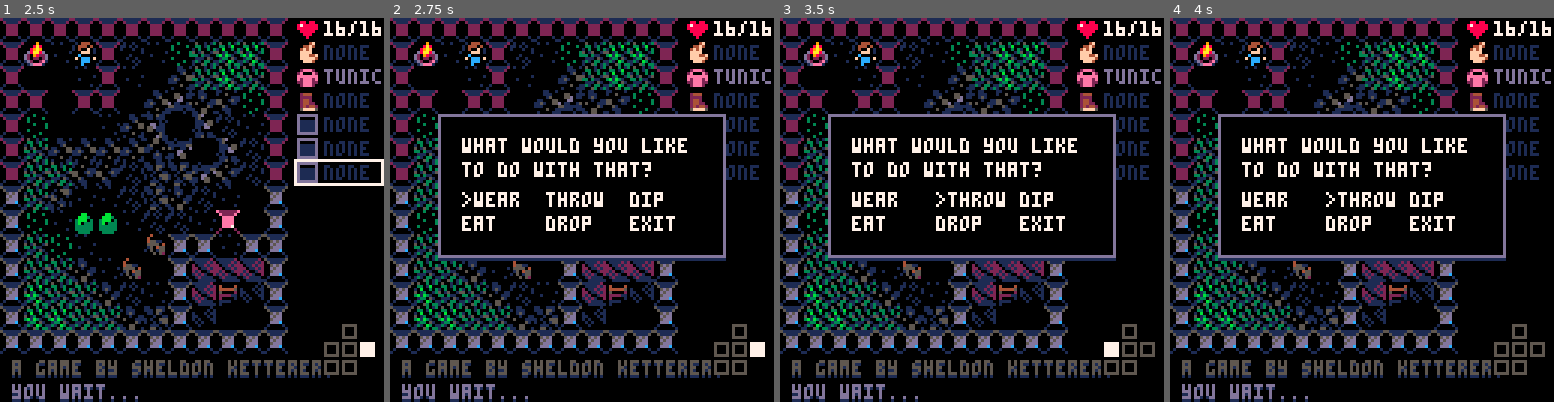
Above: before the commit, frames 1-4 (left to right).
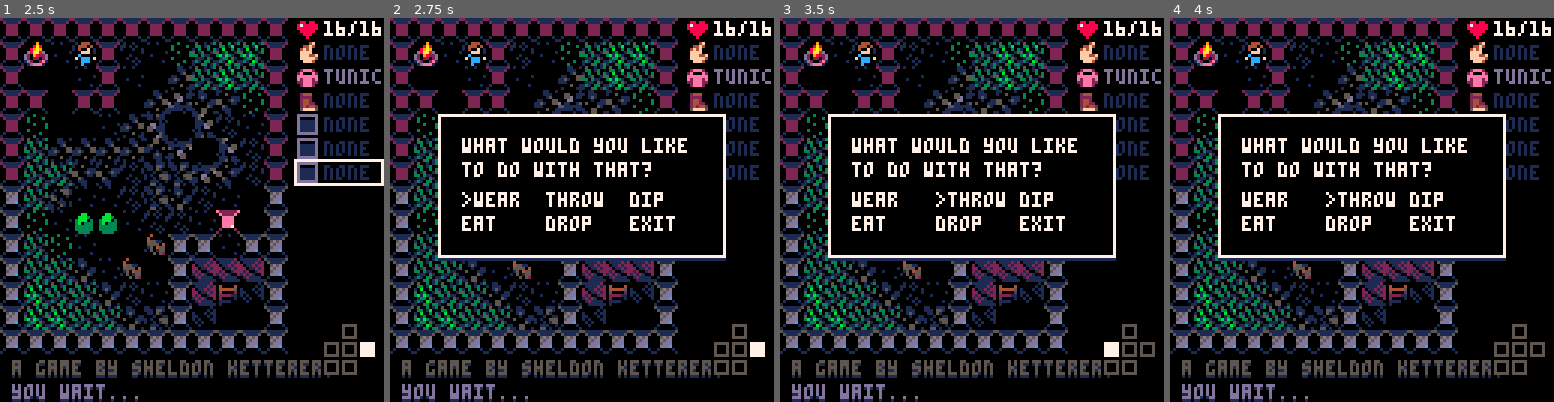
Above: after the commit, the same moments.

Repository: smketterer/tower-noire
Game: PICO-8 cartridge tower.p8
Same seed, same stepped clock (60 frames per second), same inputs: the game is played once before the commit and once after it.
Inputs:
- Up to frame 1 (2.5 s): tap X (X key) at 0.33, 1.07, 1.85 s; tap O (Z key) at 0.7, 1.7, 2.1 s; hold Right 1.6-2.1 s; hold Up 2.15-2.42 s; hold Right from 2.47 s (still down)
- Up to frame 2 (2.75 s): keep holding Right; tap O (Z key) at 2.5 s
- Up to frame 3 (3.5 s): tap O (Z key) at 2.9, 3.3 s; tap X (X key) at 2.97 s; release Right at 3.03 s; hold Left from 3.08 s (still down)
- Up to frame 4 (4 s): release Left at 3.58 s; hold Down 3.63-3.97 s; tap O (Z key) at 3.7 s

Frame 1 is identical in both runs. In frame 2, 1.7% of the frame differs, in the area x 12-88%, y 25-63%; in frame 3, 1.7%; in frame 4, 1.7%.

Commit message:
Changed input for menu (so it won't instantly close), added entity collision checking, started on basic combat, changed variable names to make more sense, other minor changes and refactoring.

Diff:
--- a/tower.p8
+++ b/tower.p8
@@ -77,7 +77,7 @@
 	end
 
 	function prompt()
-		rect(16,32,111,79,13)
+		rect(16,32,111,79,7)
 		rectfill(17,33,110,78,0)
 		line(16,80,111,80,1)
 		print("what would you like",24,40,7)
@@ -304,8 +304,8 @@
 end
 
 function _draw()
+	input = new_input()
 	cls()
-	input = new_input()
 	map_draw()
 	player_update()
 	game_draw()
